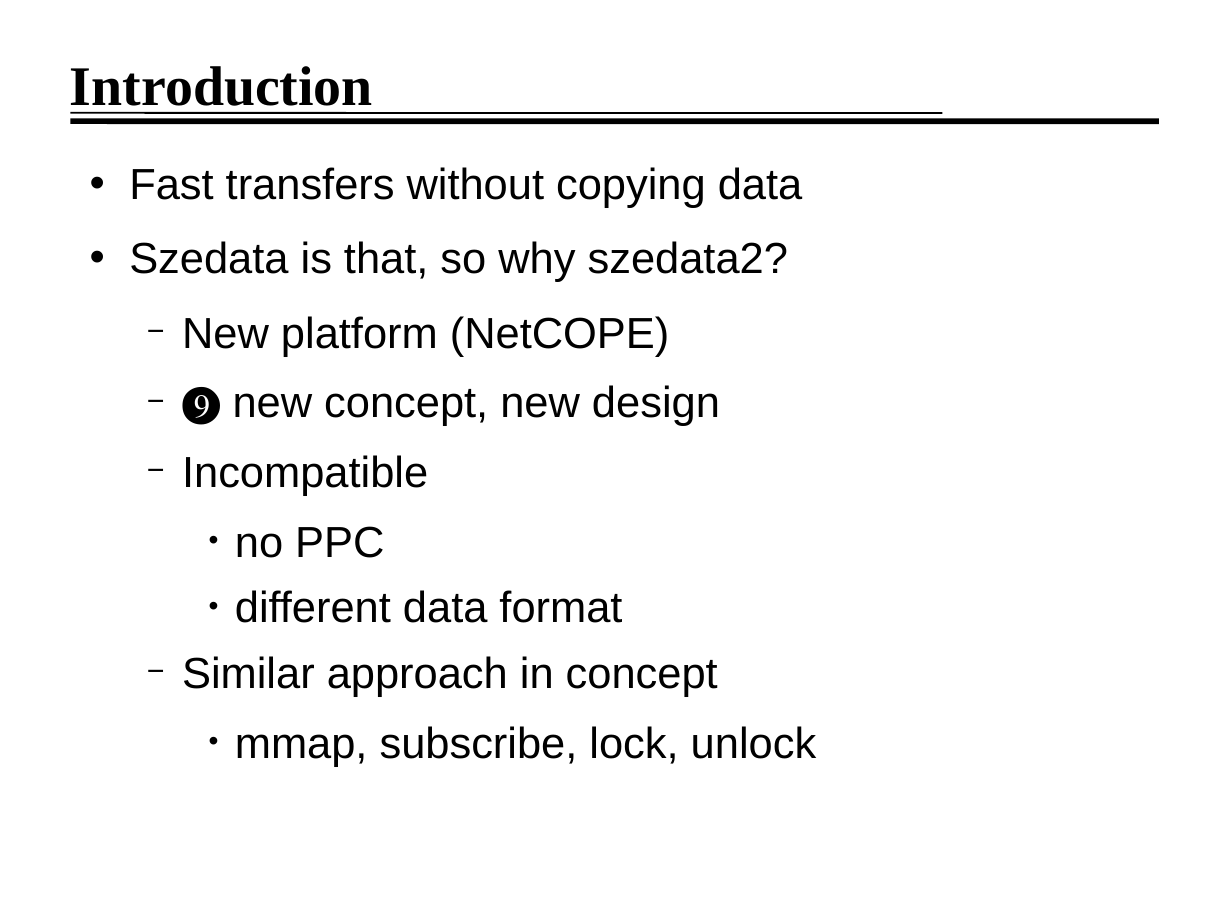
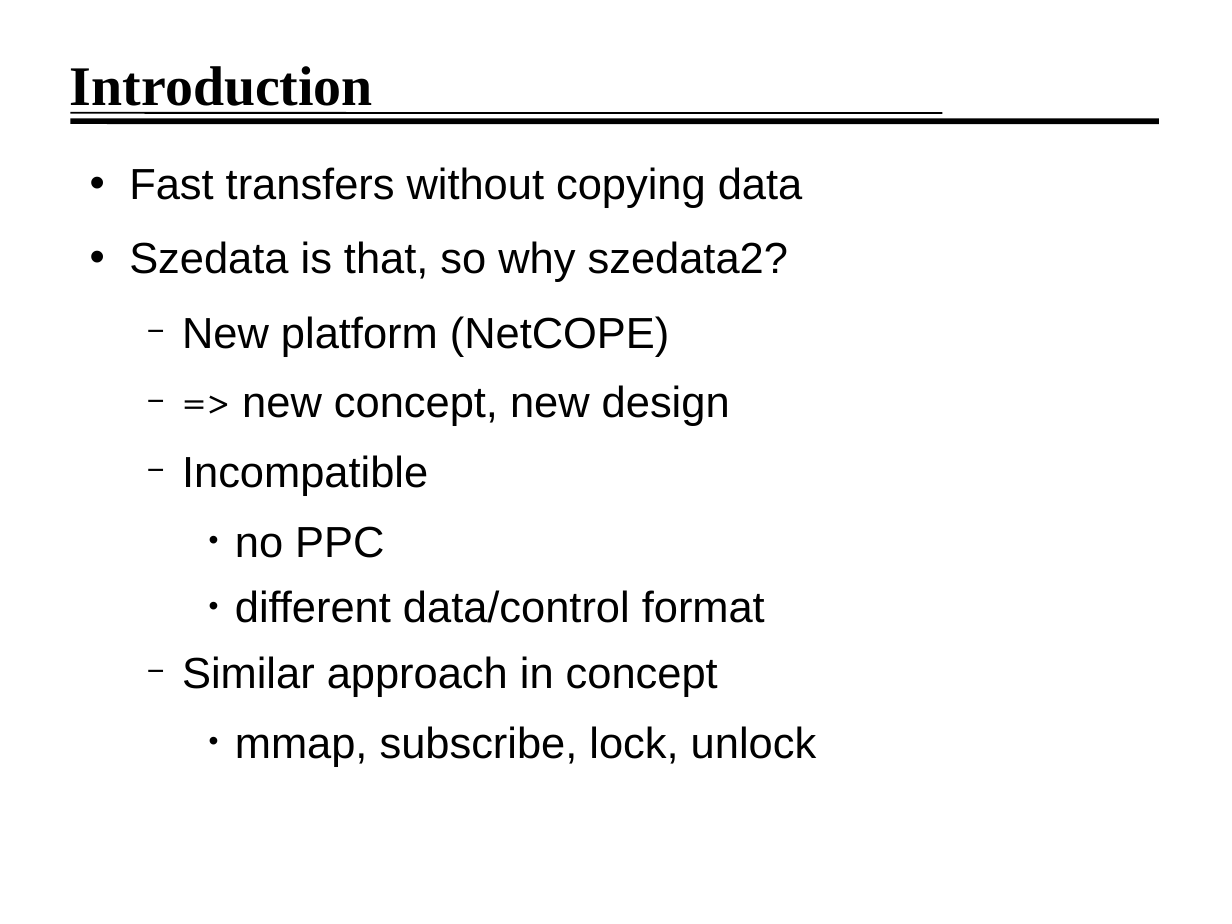
Before and after one commit to jirislaby/writings, a slide deck: slide 2 of presentation/seminar.odp. Drawn at 1232x924 pixels with LibreOffice and Linux fonts; fonts in the diff are those of the drawing; background and template pictures are left out. Boxes give left, top, right and bottom in pixels: in the first picture for what was removed or moved away, otherwise in the second. Text is boxed around its words. In the diff, an @@ line names an element or a change of style, - is before the commit and + after.

```diff
--- a/presentation/seminar.odp
+++ b/presentation/seminar.odp
@@ text at <box>242,385,730,426</box>: text changed @@
-  − ❾ new concept, new design
+  − => new concept, new design
@@ text at <box>235,590,765,623</box>: text changed @@
-    • different data format
+    • different data/control format
```
Also in this commit, not shown: 4 other slides changed, 2 slides added, 1 slide removed, 4 other files.
